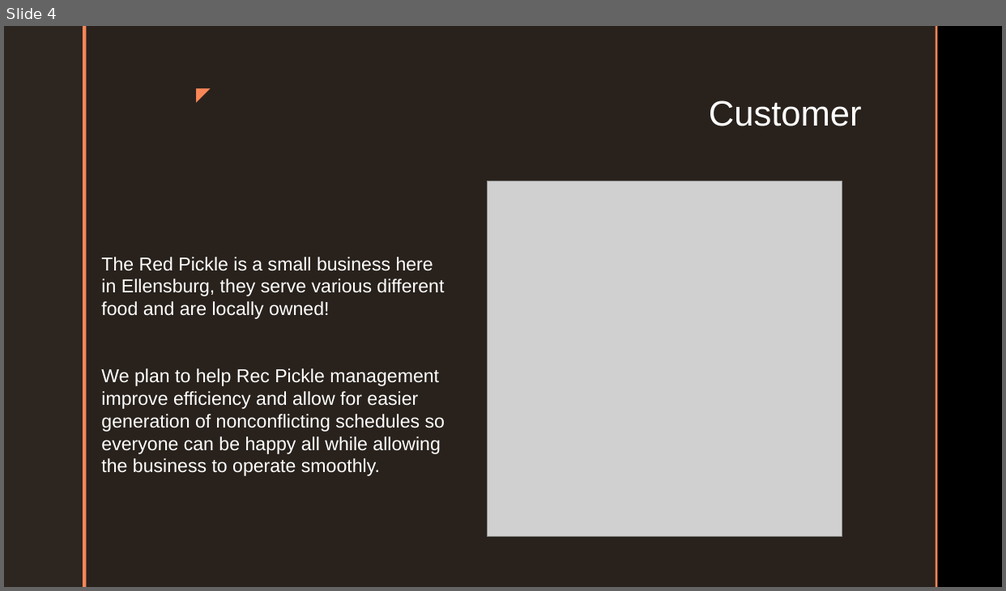
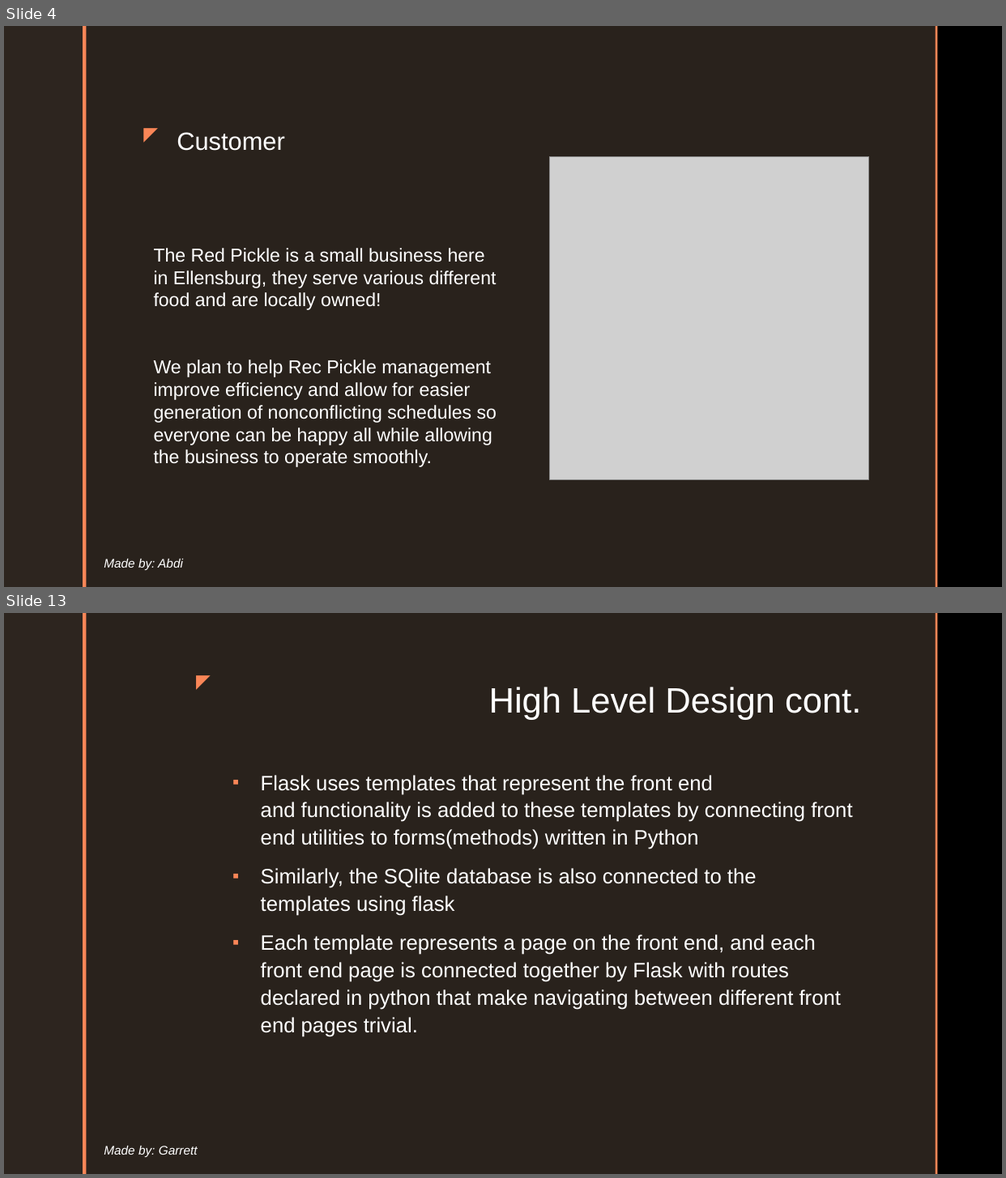
Before and after one commit to cushonz/Capstone_Project, a slide deck: individual_Work/homework/Midterm_presentation.pptx. Shown one above the other, each under a label of ours: slide 4 before the commit, slides 4 and 13 after it; the slides between them are not shown. The pictures are 1006x591 and 1006x1178 pixels, drawn with LibreOffice and Linux fonts; fonts in the diff are those of the drawing; grey boxes stand for pictures; background and template pictures are left out. Boxes give left, top, right and bottom in pixels: in the first picture for what was removed or moved away, otherwise in the second. Text is boxed around its words. In the diff, an @@ line names an element or a change of style, - is before the commit and + after.

Commit message:
Database

```diff
--- a/individual_Work/homework/Midterm_presentation.pptx
+++ b/individual_Work/homework/Midterm_presentation.pptx
@@ slide 13 added at [4, 613, 1002, 1174], background picture (left out); not listed: 4 template elements that a slide beside it also shows @@
@@ text added at [184, 666, 217, 696], 18 pt, text #F98657 @@
+◤
@@ title added at [489, 687, 861, 720], 34 pt, text #FFFFFF @@
+High Level Design cont.
@@ text added at [261, 775, 852, 1037], 20 pt, text #FFFFFF @@
+▪ Flask uses templates that represent the front end and functionality is added to these templates by connecting front end utilities to forms(methods) written in Python
+▪ Similarly, the SQlite database is also connected to the templates using flask
+▪ Each template represents a page on the front end, and each front end page is connected together by Flask with routes declared in python that make navigating between different front end pages trivial.
@@ text added at [104, 1146, 198, 1157], 12 pt, text #FFFFFF, italic @@
+Made by: Garrett
@@ slide 4 changed as well @@
@@ title "Customer": place and size @@
-title "Customer" at [709, 101, 862, 126]
+title "Customer" at [177, 132, 284, 151]
@@ title "Customer" at [177, 132, 284, 151]: size 34 to 24 pt; alignment right to left; vertical alignment top to bottom @@
@@ text "◤": place and size @@
-text "◤" at [184, 79, 217, 109]
+text "◤" at [131, 118, 165, 148]
@@ text "The Red Pickle is a ...": place and size @@
-text "The Red Pickle is a ..." at [101, 257, 445, 476]
+text "The Red Pickle is a ..." at [154, 248, 496, 467]
@@ picture: place and size @@
-picture at [488, 181, 842, 536]
+picture at [550, 156, 868, 480]
@@ text added at [104, 559, 183, 570], 12 pt, text #FFFFFF, italic @@
+Made by: Abdi
```
Also in this commit, not shown: 5 other slides changed, 14 other slides added, 7 slides removed, 2 other files.
